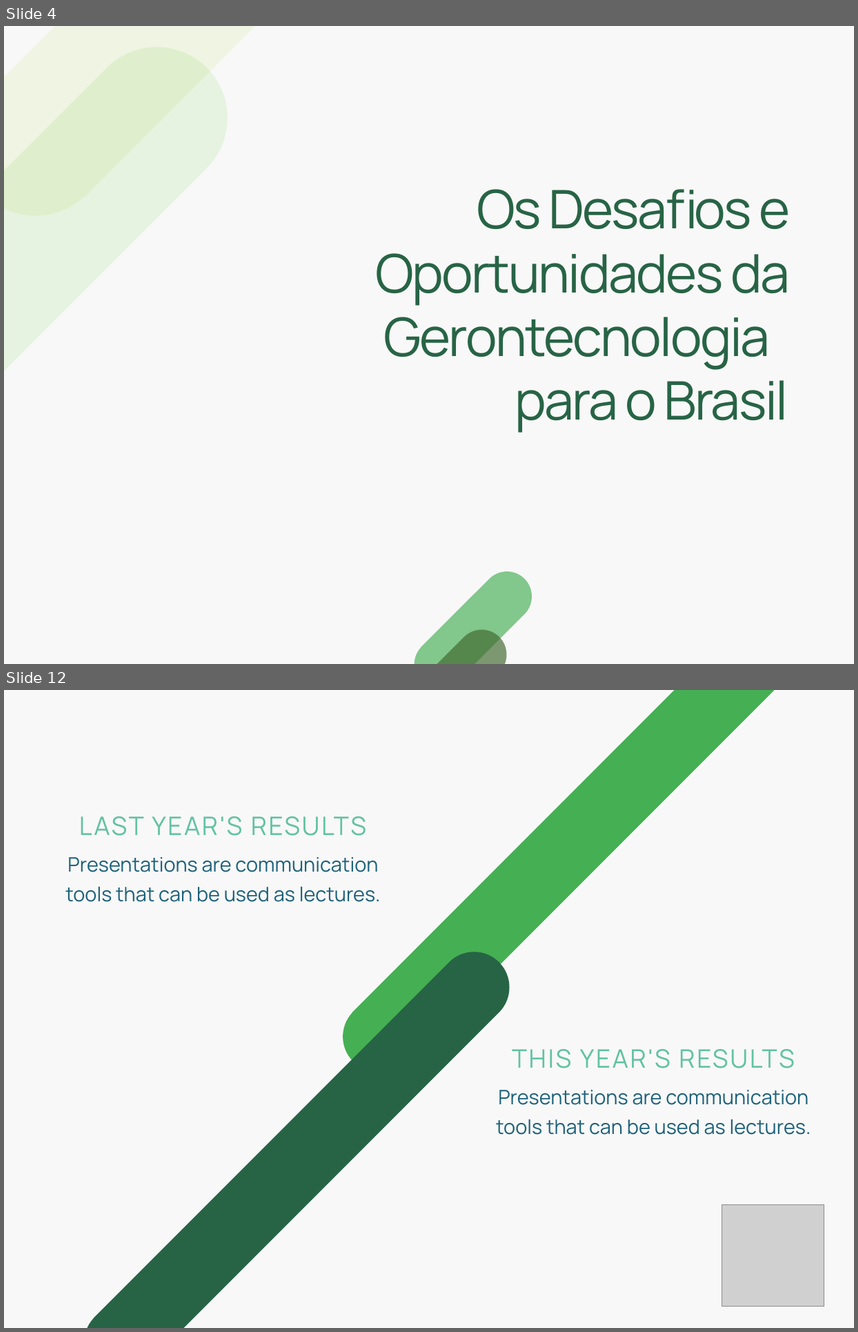
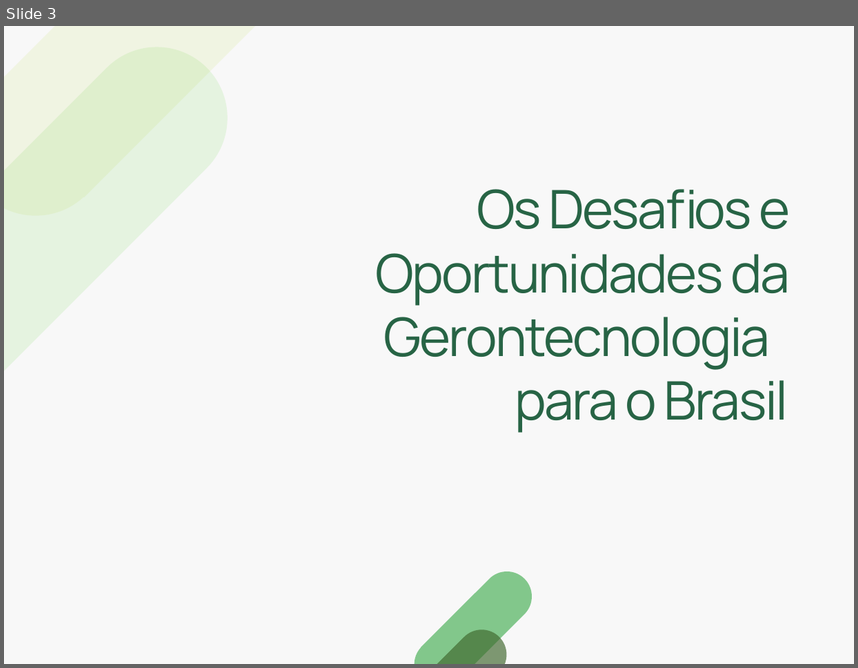
Before and after one commit to josenaldo/apresentacao-sbg-2020, a slide deck: apresentacao-sbg-2020.pptx. Shown one above the other, each under a label of ours: slides 4 and 12 before the commit, slide 3 after it; the slides between them are not shown. The pictures are 858x1332 and 858x668 pixels, drawn with LibreOffice and Linux fonts; fonts in the diff are those of the drawing; grey boxes stand for pictures; background and template pictures are left out. Boxes give left, top, right and bottom in pixels: in the first picture for what was removed or moved away, otherwise in the second. Text is boxed around its words. In the diff, an @@ line names an element or a change of style, - is before the commit and + after.

```diff
--- a/apresentacao-sbg-2020.pptx
+++ b/apresentacao-sbg-2020.pptx
@@ slide 12 removed at (4, 690, 854, 1328), background #F8F8F8 @@
@@ freeform shape removed at (328, 690, 809, 1086) @@
@@ text removed at (79, 816, 366, 836) @@
-LAST YEAR'S RESULTS
@@ text removed at (65, 857, 381, 902) @@
-Presentations are communication tools that can be used as lectures.
@@ freeform shape removed at (69, 937, 524, 1328) @@
@@ text removed at (512, 1049, 794, 1068) @@
-THIS YEAR'S RESULTS
@@ text removed at (496, 1090, 811, 1134) @@
-Presentations are communication tools that can be used as lectures.
@@ picture removed at (722, 1204, 824, 1306) @@
@@ what was slide 4 is now slide 3 @@
```
Also in this commit, not shown: 1 slide changed, 6 slides added, 10 other slides removed.
